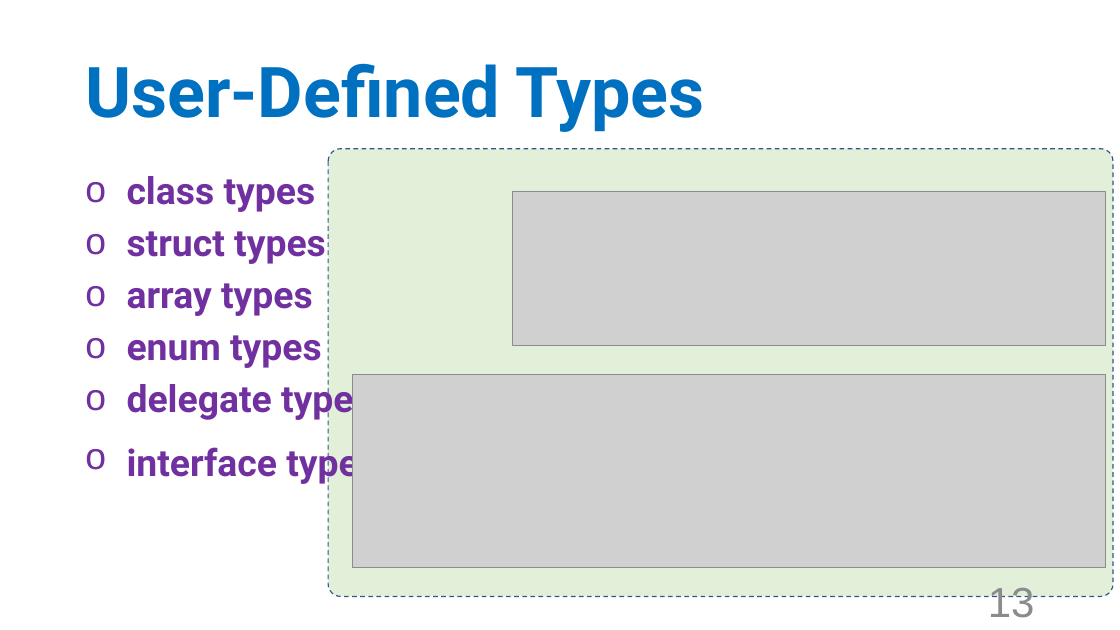
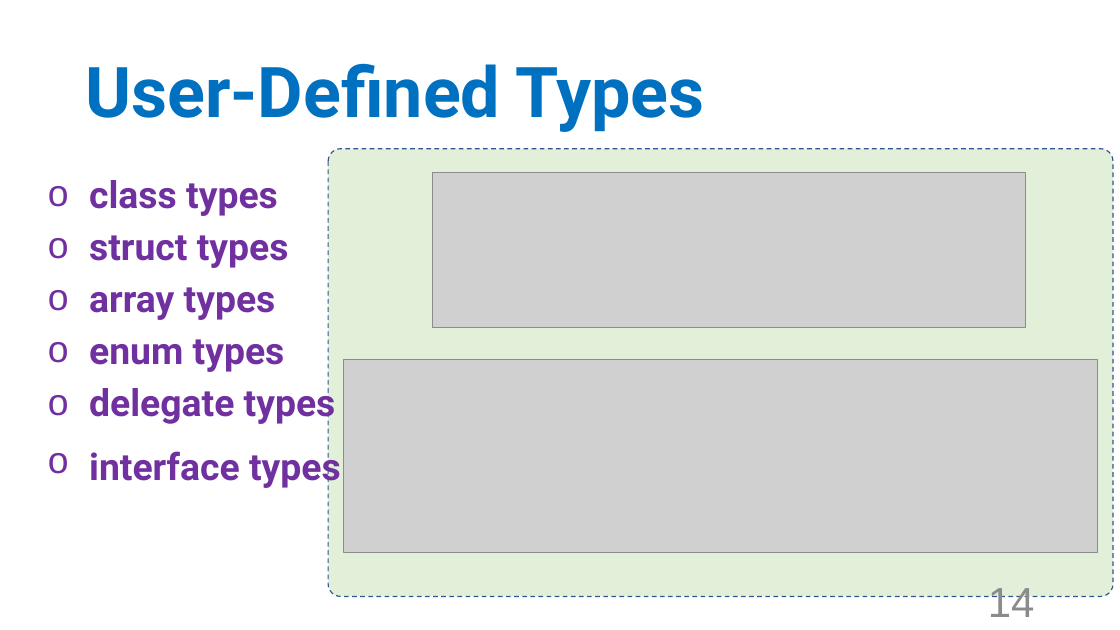
Before and after one commit to TanapatPluemchai/OOP2565-Week-05, a slide deck: slide 14 of Slides/หน่วยที่ 5 Types.pptx (slide 13 before the commit). Drawn at 1120x630 pixels with LibreOffice and Linux fonts; fonts in the diff are those of the drawing; grey boxes stand for pictures; background and template pictures are left out. Boxes give left, top, right and bottom in pixels: in the first picture for what was removed or moved away, otherwise in the second. Text is boxed around its words. In the diff, an @@ line names an element or a change of style, - is before the commit and + after.

```diff
--- a/Slides/หน่วยที่ 5 Types.pptx
+++ b/Slides/หน่วยที่ 5 Types.pptx
@@ text "class types": place and size @@
-text "class types" at box(127, 176, 378, 485)
+text "class types" at box(89, 180, 341, 489)
@@ picture: place and size @@
-picture at box(513, 191, 1106, 345)
+picture at box(433, 173, 1026, 328)
@@ picture: place and size @@
-picture at box(352, 375, 1106, 567)
+picture at box(344, 360, 1097, 552)
@@ page number at box(988, 588, 1035, 617): text changed @@
-13
+14
```
Also in this commit, not shown: 1 other slide changed, 1 slide added, 3 other files.
